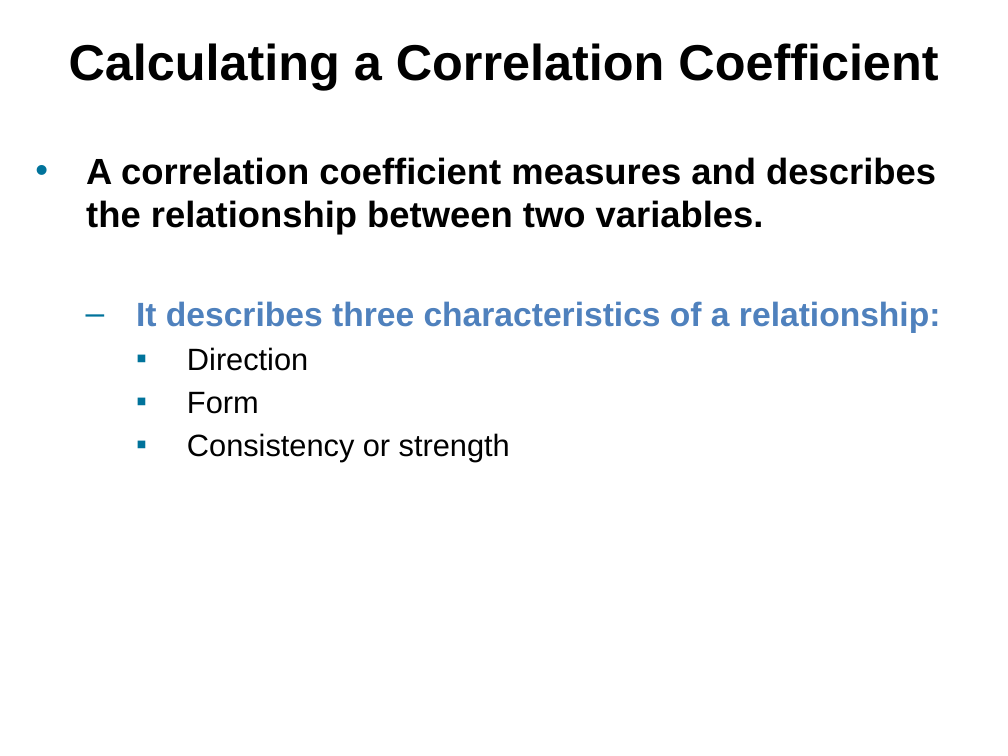
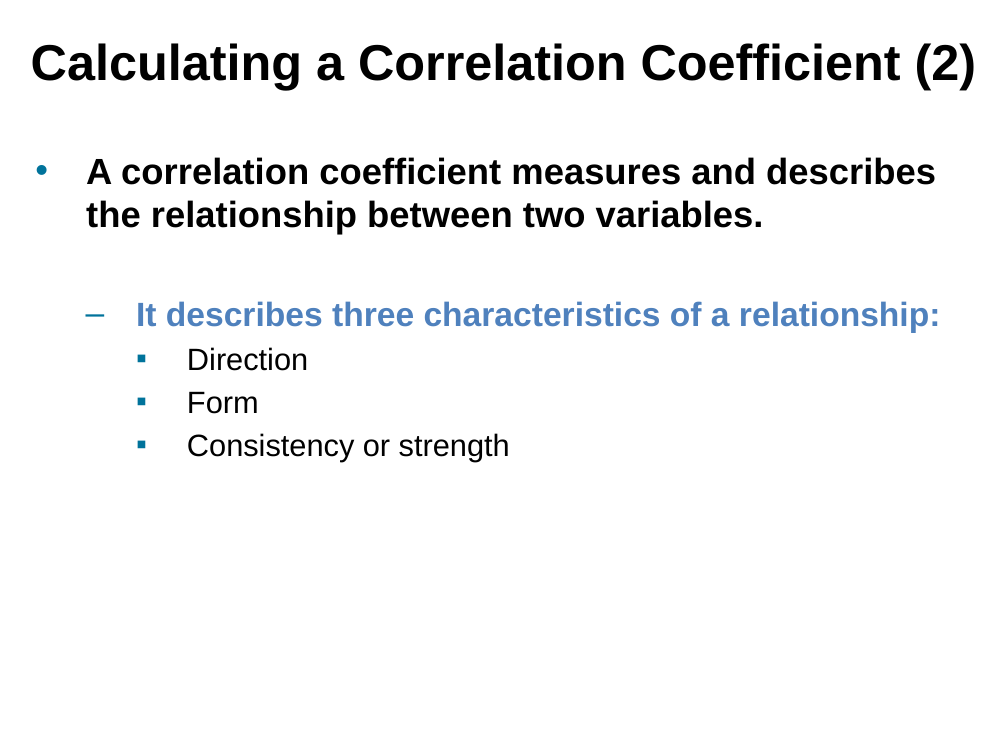
Before and after one commit to npm27/Teaching-Materials, a slide deck: slide 11 of Research Methods/Slides/Chapter 12.pptx (slide 6 before the commit). Drawn at 1008x756 pixels with LibreOffice and Linux fonts; fonts in the diff are those of the drawing. Boxes give left, top, right and bottom in pixels: in the first picture for what was removed or moved away, otherwise in the second. Text is boxed around its words. In the diff, an @@ line names an element or a change of style, - is before the commit and + after.

```diff
--- a/Research Methods/Slides/Chapter 12.pptx
+++ b/Research Methods/Slides/Chapter 12.pptx
@@ title at (x1=31, y1=43, x2=977, y2=90): text changed @@
-Calculating a Correlation Coefficient
+Calculating a Correlation Coefficient (2)
```
Also in this commit, not shown: 5 other slides changed, 9 slides added, 2 slides removed, 1 other file.
